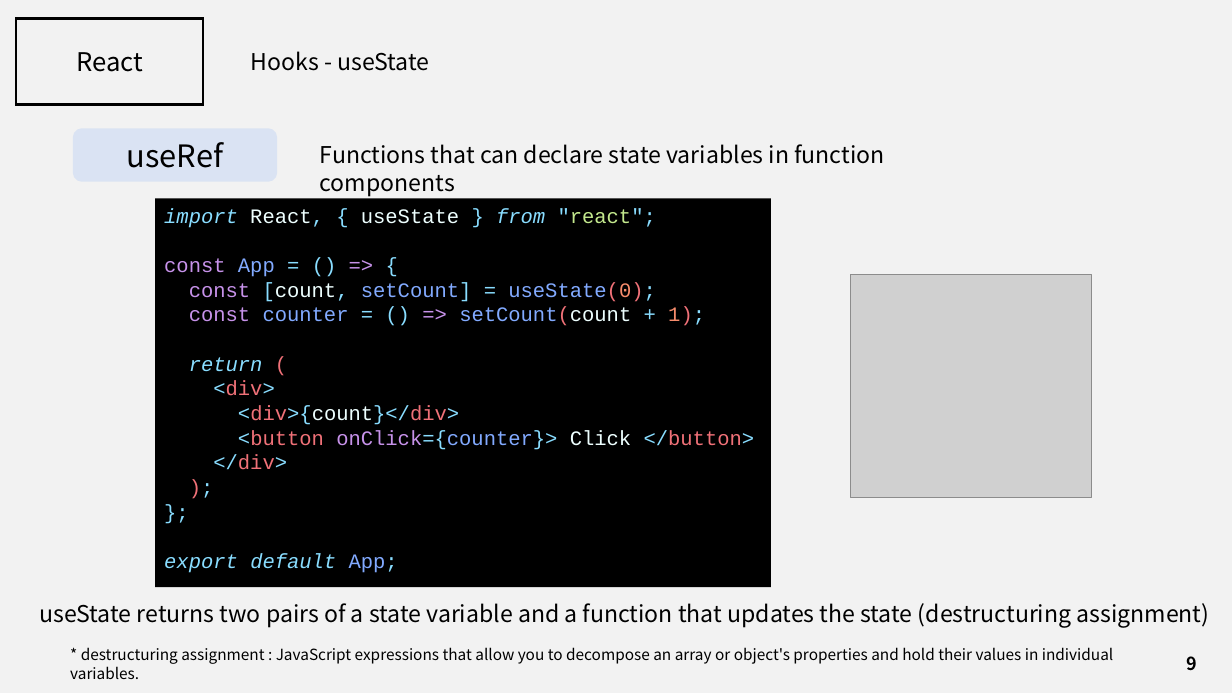
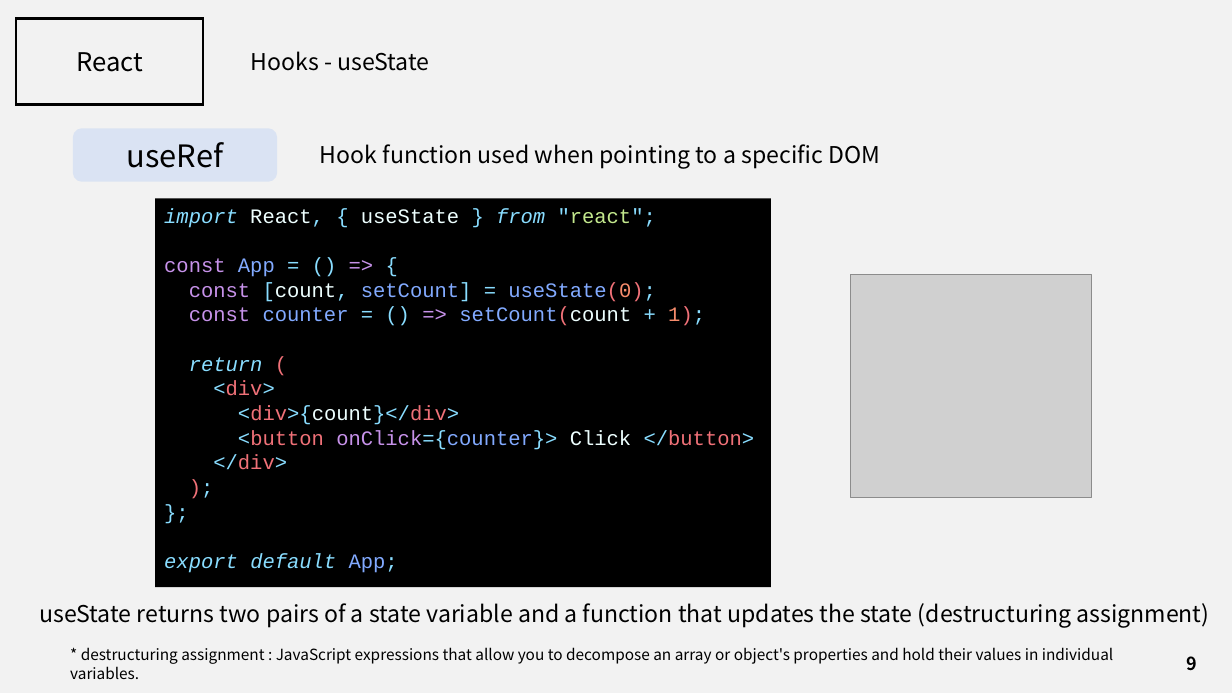
Before and after one commit to J3SUNG/Seminar, a slide deck: slide 9 of 210211_React_2.pptx. Drawn at 1232x693 pixels with LibreOffice and Linux fonts; fonts in the diff are those of the drawing; grey boxes stand for pictures. Boxes give left, top, right and bottom in pixels: in the first picture for what was removed or moved away, otherwise in the second. Text is boxed around its words. In the diff, an @@ line names an element or a change of style, - is before the commit and + after.

```diff
--- a/210211_React_2.pptx
+++ b/210211_React_2.pptx
@@ text at [320, 144, 880, 169]: text changed @@
-Functions that can declare state variables in function components
+Hook function used when pointing to a specific DOM
```
Also in this commit, not shown: 1 other file.
